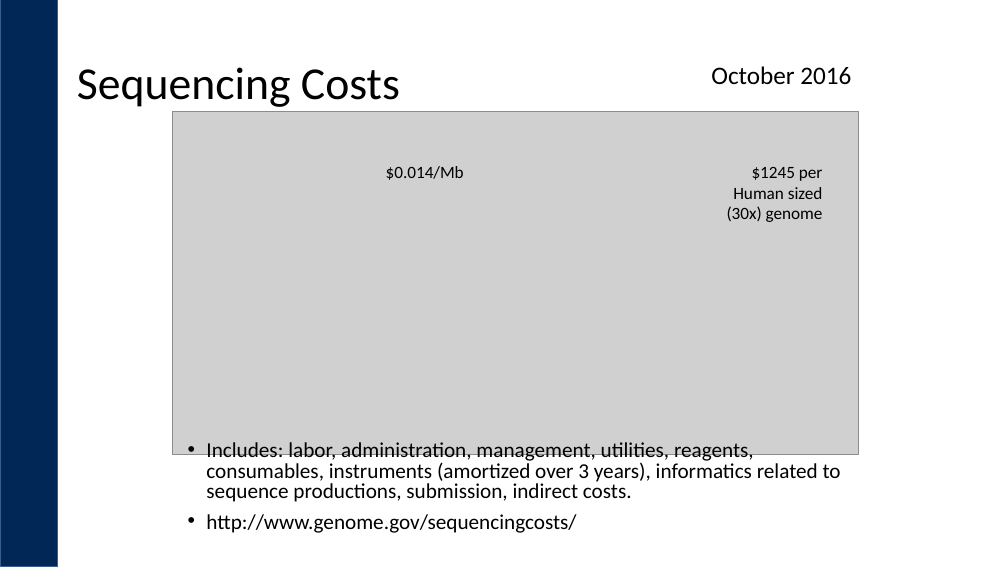
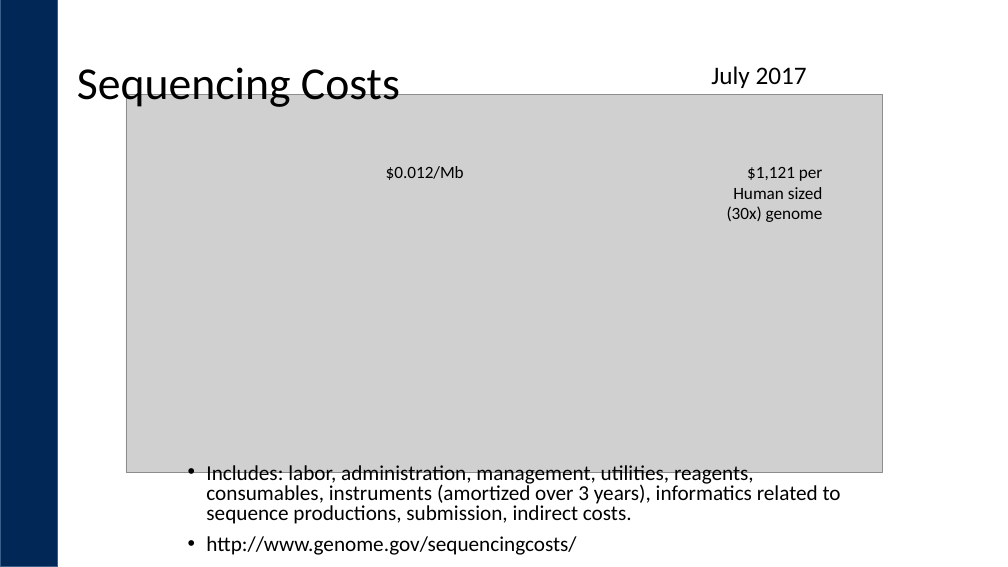
Before and after one commit to ucdavis-bioinformatics-training/2018-May-Microbial-Community-Analysis-Workshop_UCB, a slide deck: slide 14 of monday/What_is_Bioinformatics.pptx (slide 3 before the commit). Drawn at 1008x567 pixels with LibreOffice and Linux fonts; fonts in the diff are those of the drawing; grey boxes stand for pictures; background and template pictures are left out. Boxes give left, top, right and bottom in pixels: in the first picture for what was removed or moved away, otherwise in the second. Text is boxed around its words. In the diff, an @@ line names an element or a change of style, - is before the commit and + after.

```diff
--- a/monday/What_is_Bioinformatics.pptx
+++ b/monday/What_is_Bioinformatics.pptx
@@ text at [711,66,807,88]: text changed @@
-October 2016
+July 2017
@@ picture: place and size @@
-picture at [172,111,858,454]
+picture at [126,95,882,473]
@@ text at [386,166,464,180]: text changed @@
-$0.014/Mb
+$0.012/Mb
@@ text at [727,167,823,222]: text changed @@
-$1245 per Human sized (30x) genome
+$1,121 per Human sized (30x) genome
@@ text "Includes: labor, administration, management, utilities, ...": place and size @@
-text "Includes: labor, administration, management, utilities, ..." at [206,442,841,533]
+text "Includes: labor, administration, management, utilities, ..." at [206,465,841,555]
```
Also in this commit, not shown: 5 other slides changed, 2 slides removed, 7 other files.
